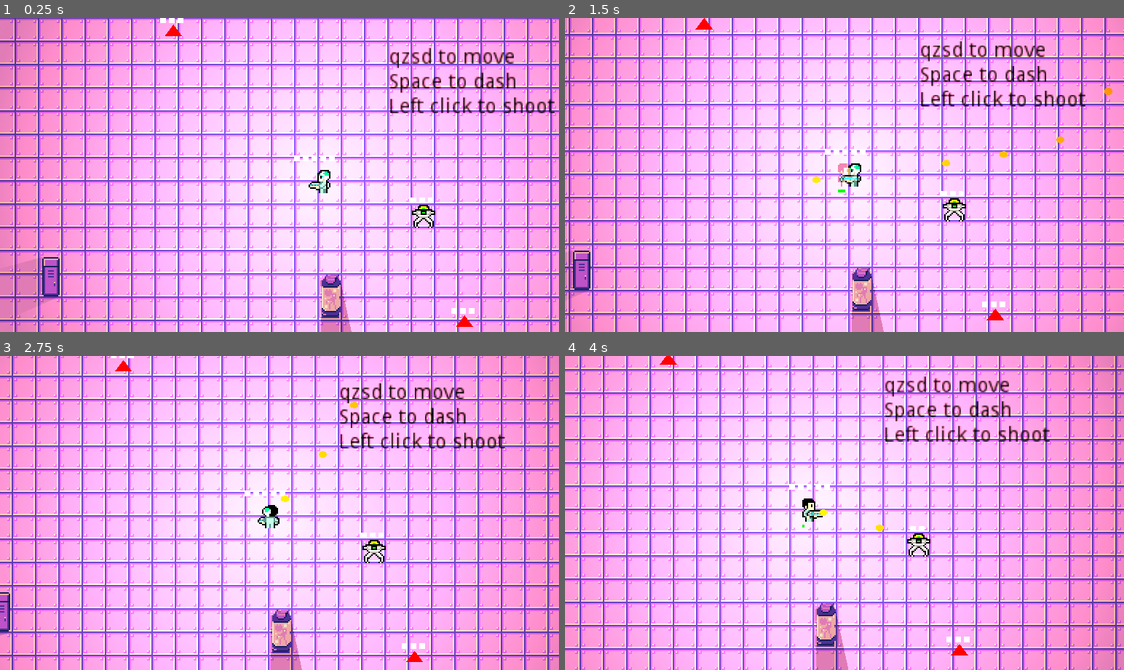
Above: before the commit, frames 1-4 (two rows, left to right).
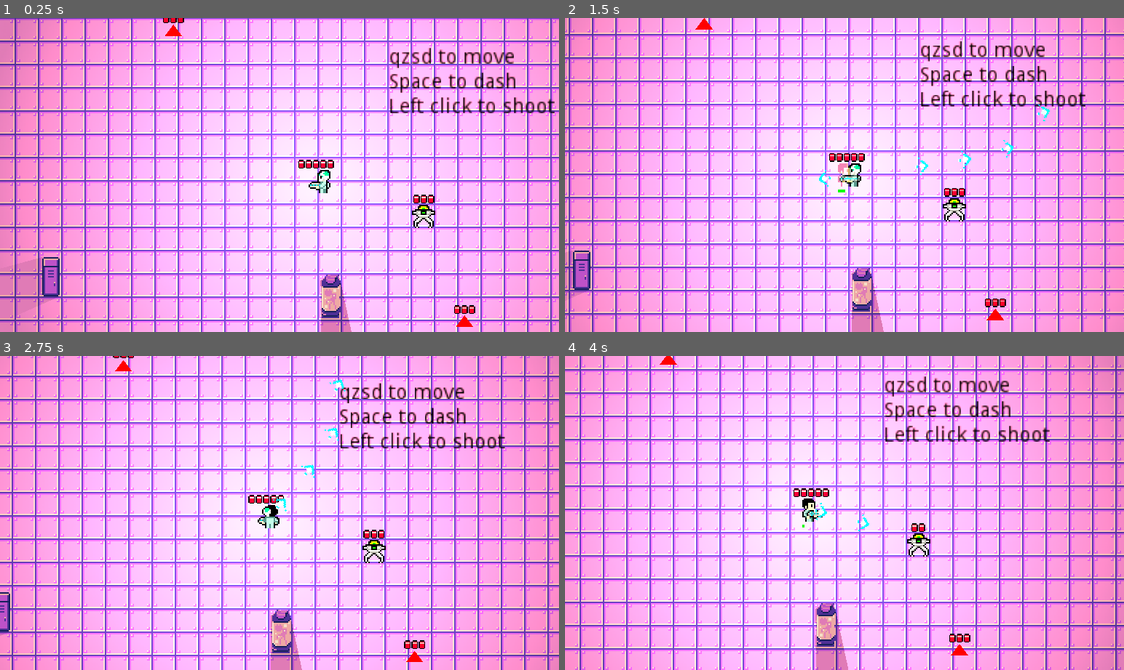
Above: after the commit, the same moments.

Repository: angeldustjdr/ostjam2022
Game: Godot game, scene res://Scenes/Main.tscn
The game is run twice, just before and just after one commit, with the same random seed, the same clock (stepped at 60 frames per second) and the same inputs.
Inputs (mouse positions are in pixels of both pictures, inside the frame that each line leads up to):
- Up to frame 1 (0.25 s): no input
- Up to frame 2 (1.5 s): tap Enter at 0.5, 1.25 s; move the mouse to (967, 159) at 0.52 s; press the mouse at (967, 159) at 0.53 s; tap Space (ui_select) at 0.77 s; move the mouse to (732, 190) at 1.27 s; release the mouse at (732, 190) at 1.28 s; click (732, 190) at 1.35 s
- Up to frame 3 (2.75 s): tap Space (ui_select) at 1.52 s; tap Enter at 2 s; move the mouse to (335, 443) at 2.02 s; press the mouse at (335, 443) at 2.03 s
- Up to frame 4 (4 s): tap Enter at 2.75, 3.5 s; move the mouse to (816, 575) at 2.77 s; release the mouse at (816, 575) at 2.78 s; click (816, 575) at 2.85 s; tap Space (ui_select) at 3.02, 3.77 s; move the mouse to (1012, 560) at 3.52 s; press the mouse at (1012, 560) at 3.53 s

The runs differ from the first frame. In frame 1, 0.5% of the frame differs, in the area x 28-86%, y 0-95%; in frame 2, 0.7%, in the area x 44-98%, y 22-93%; in frame 3, 0.6%; in frame 4, 0.5%.

Commit message:
ajout sprite

Diff:
--- a/src/Scenes/Bullet.tscn
+++ b/src/Scenes/Bullet.tscn
@@ -1,20 +1,21 @@
 [gd_scene load_steps=4 format=2]
 
 [ext_resource path="res://Scripts/Bullet.gd" type="Script" id=1]
-[ext_resource path="res://Assets/Graphics/Sprites/bullet.png" type="Texture" id=2]
+[ext_resource path="res://Assets/Graphics/Sprites/IU/tir-et-vie-all-sprites.png" type="Texture" id=2]
 
 [sub_resource type="CircleShape2D" id=1]
-radius = 3.0
+radius = 5.09902
 
 [node name="Bullet" type="Area2D"]
 z_index = 10
 script = ExtResource( 1 )
 
-[node name="Polygon2D" type="Sprite" parent="."]
-modulate = Color( 0.937255, 0.490196, 0.0156863, 1 )
+[node name="BulletSprite" type="Sprite" parent="."]
 position = Vector2( 0, 2.38419e-07 )
-scale = Vector2( 0.55, 0.469388 )
 texture = ExtResource( 2 )
+hframes = 4
+vframes = 4
+frame = 8
 
 [node name="CollisionShape2D" type="CollisionShape2D" parent="."]
 shape = SubResource( 1 )
--- a/src/Scenes/HealthBlock.tscn
+++ b/src/Scenes/HealthBlock.tscn
@@ -1,4 +1,10 @@
-[gd_scene format=2]
+[gd_scene load_steps=2 format=2]
 
-[node name="HealthBlock" type="Polygon2D"]
-polygon = PoolVector2Array( -2, -2, 2, -2, 2, 2, -2, 2 )
+[ext_resource path="res://Assets/Graphics/Sprites/IU/tir-et-vie-all-sprites.png" type="Texture" id=1]
+
+[node name="HealthBlock" type="Sprite"]
+scale = Vector2( 0.75, 0.75 )
+texture = ExtResource( 1 )
+hframes = 4
+vframes = 4
+frame = 1
--- a/src/Scenes/Pikes.tscn
+++ b/src/Scenes/Pikes.tscn
@@ -7,7 +7,7 @@
 script = ExtResource( 1 )
 
 [node name="HealthUI" type="Node2D" parent="."]
-position = Vector2( 2, -11 )
+position = Vector2( 2, -12 )
 script = ExtResource( 2 )
 
 [node name="Polygon2D" type="Polygon2D" parent="."]
--- a/src/Scenes/Player.tscn
+++ b/src/Scenes/Player.tscn
@@ -365,7 +365,7 @@
 script = ExtResource( 2 )
 
 [node name="PlayerHealth" type="Node2D" parent="."]
-position = Vector2( 0, -16 )
+position = Vector2( 0, -12 )
 script = ExtResource( 4 )
 
 [node name="Sprite" type="Sprite" parent="."]
--- a/src/Scenes/Robot1.tscn
+++ b/src/Scenes/Robot1.tscn
@@ -69,7 +69,6 @@
 }
 
 [node name="Pikes" instance=ExtResource( 1 )]
-position = Vector2( 0, 0 )
 
 [node name="Polygon2D" parent="." index="1"]
 visible = false
--- a/src/Scripts/Bullet.gd
+++ b/src/Scripts/Bullet.gd
@@ -1,6 +1,6 @@
 extends Area2D
 
-export var speed = 200
+export var speed = 150
 var _type="Bullet"
 var direction = Vector2()
 
--- a/src/Scripts/HealthUIManager.gd
+++ b/src/Scripts/HealthUIManager.gd
@@ -3,7 +3,7 @@
 onready var Parent = get_parent()
 onready var HealthBlock = preload("res://Scenes/HealthBlock.tscn")
 onready var HealhBlockWidth = 4
-onready var intervale = 2
+onready var intervale = 1
 
 func _ready():
 	updateHealthUI()
--- a/src/Scripts/PlayerManager.gd
+++ b/src/Scripts/PlayerManager.gd
@@ -38,6 +38,7 @@
 		b.direction = get_local_mouse_position()
 		get_parent().add_child(b)
 		b.transform = self.global_transform
+		b.rotation = self.position.angle_to_point(b.direction)
 
 
 func _physics_process(delta):
Not shown, changed: src/Assets/Graphics/Sprites/IU/tir-et-vie-all-sprites.png.import
Binary file removed: src/Assets/Graphics/Sprites/bullet.png
